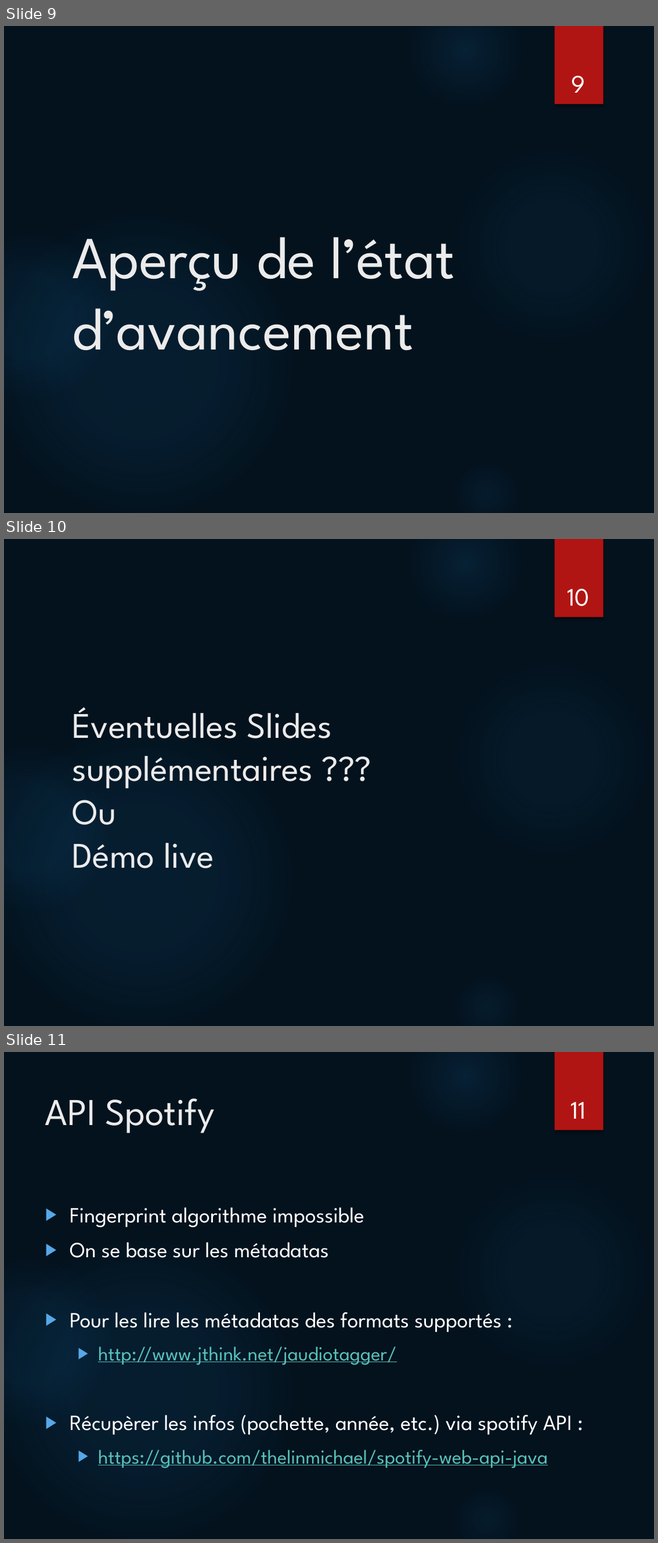
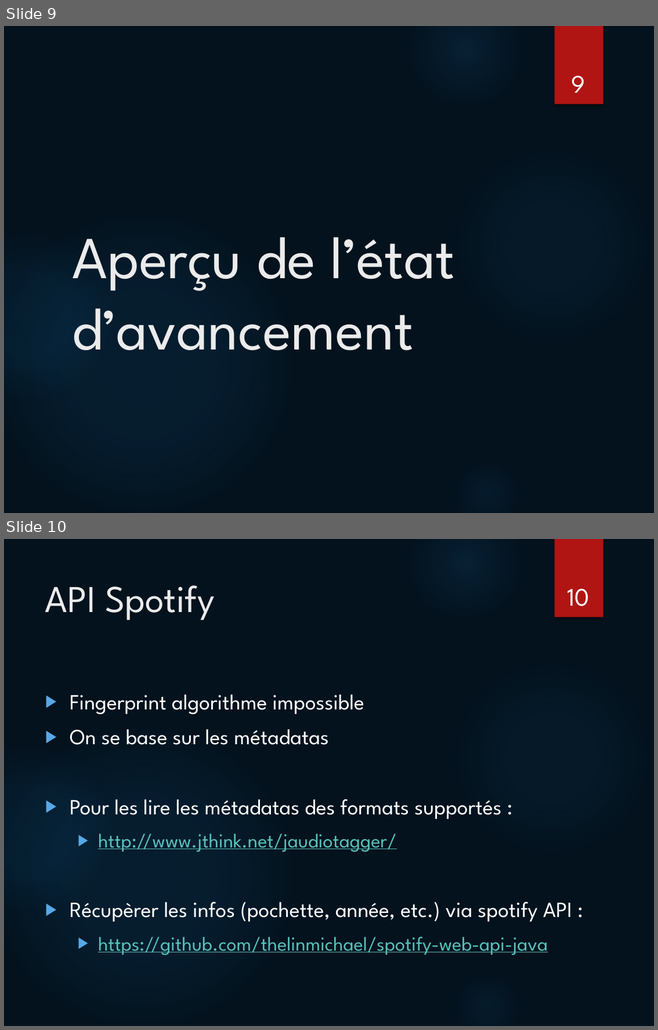
Before and after one commit to aroubaty/PDG_Project, a slide deck: Présentation/Présentation intermédiaire.pptx. Shown one above the other, each under a label of ours: slides 9, 10 and 11 before the commit, slides 9 and 10 after it. The pictures are 658x1543 and 658x1030 pixels, drawn with LibreOffice and Linux fonts; fonts in the diff are those of the drawing. Boxes give left, top, right and bottom in pixels: in the first picture for what was removed or moved away, otherwise in the second. Text is boxed around its words. In the diff, an @@ line names an element or a change of style, - is before the commit and + after.

```diff
--- a/Présentation/Présentation intermédiaire.pptx
+++ b/Présentation/Présentation intermédiaire.pptx
@@ slide 10 removed at (x1=4, y1=539, x2=654, y2=1026), background #04121D; not listed: 6 template elements that a slide beside it also shows @@
@@ page number removed at (x1=567, y1=588, x2=589, y2=606) @@
-10
@@ title removed at (x1=72, y1=707, x2=332, y2=868) @@
-Éventuelles Slides supplémentaires ???
-Ou
-Démo live
@@ what was slide 11 is now slide 10 @@
@@ page number at (x1=567, y1=588, x2=589, y2=606): text changed @@
-11
+10
```
Also in this commit, not shown: 1 slide changed, 1 slide added, 9 other files.
